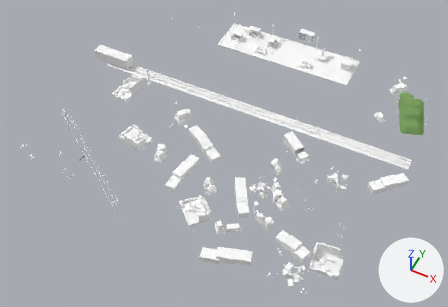
A saved change to the glTF model assets/models/outdoor/outdoor_22.glb.
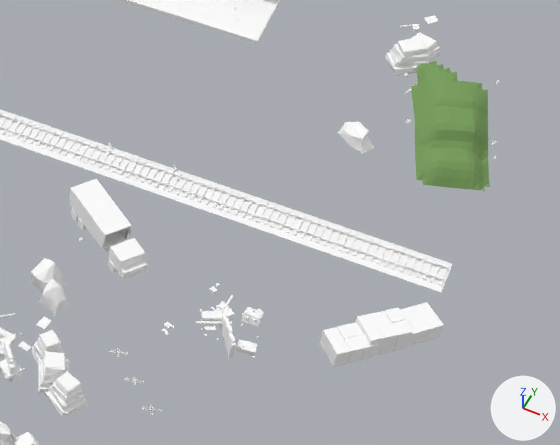
Each version appears first whole from a camera (50 mm lens) standing at (47.5, -100.8, 115.5) and looking at (-0.3, -5.2, -4.0), and next in a close-up on the part from 58% to 100% of the width and 23% to 72% of the height. Every picture has the same lights, and +X, +Y and +Z are marked at lower right. The last two pictures show the newer version. Vertices at exactly the same position are counted once.

Objects in the first close-up: 'gas_station_town'.
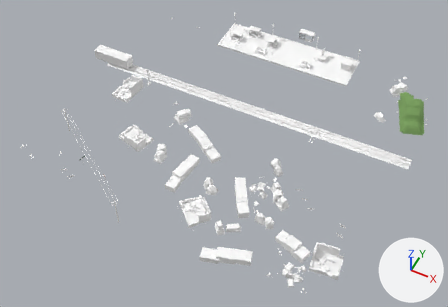
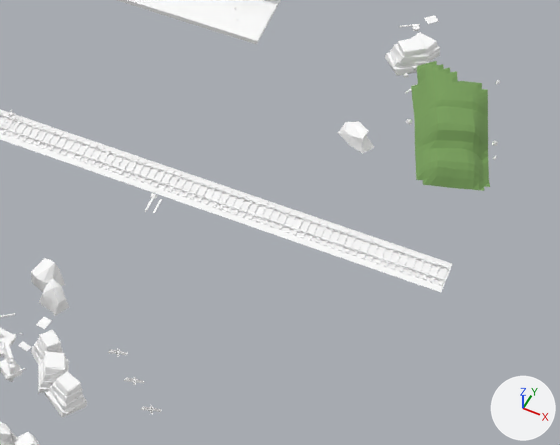
Pixel boxes [x1, y1, x2, y2] of what changed, in the close-ups (560 x 445 px):
part 1 of me_gas_station_town, deleted
    before: [69, 144, 444, 367]

The edits, one by one:
me_gas_station_town is used by ob_gas_station_town; location (0.0, 0.0, 0.0).
me_gas_station_town had 14922 vertices, 21908 faces and spanned x -48.2..44.9, y -38.3..44.3, z -1.7..7.8.
me_gas_station_town now has 13914 vertices, 20422 faces and spans x -48.2..44.3, y -38.3..44.3, z -1.7..7.8.
me_gas_station_town part 1: 107 loose pieces with 1036 vertices, spanning x 13.0..44.9, y -7.3..10.3, z -0.4..3.0, are deleted.
Other edits to the shape of me_gas_station_town do not show in these pictures.
